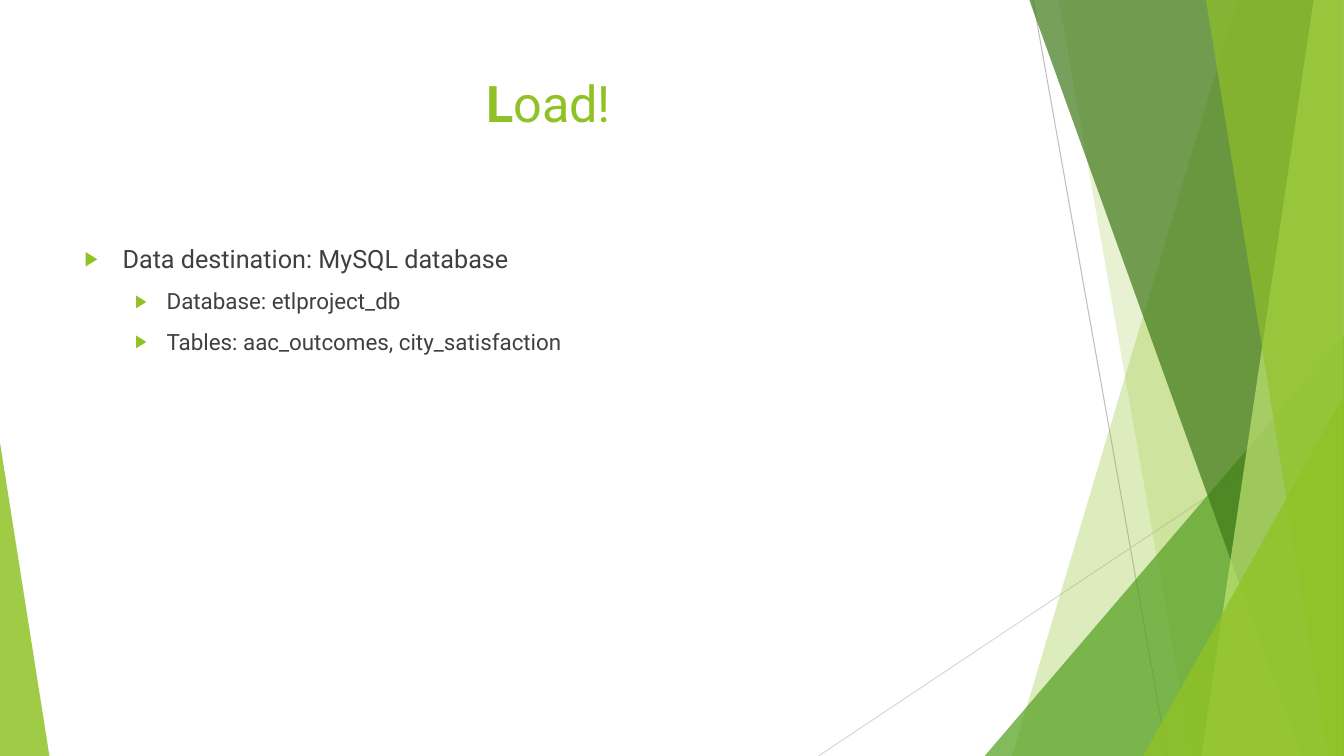
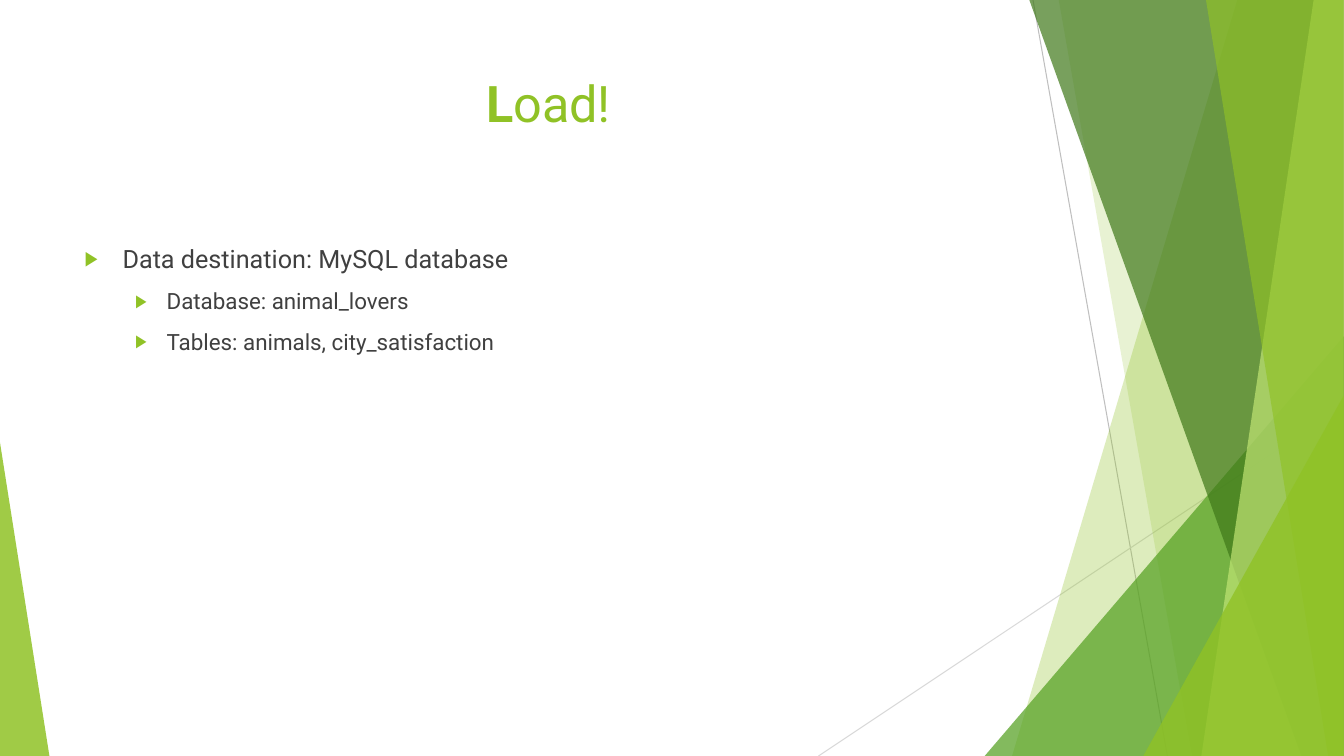
Before and after one commit to Kerrykova/ETLProject, a slide deck: slide 4 of ETL PROJECT POWERPOINT.pptx (slide 5 before the commit). Drawn at 1344x756 pixels with LibreOffice and Linux fonts; fonts in the diff are those of the drawing. Boxes give left, top, right and bottom in pixels: in the first picture for what was removed or moved away, otherwise in the second. Text is boxed around its words. In the diff, an @@ line names an element or a change of style, - is before the commit and + after.

```diff
--- a/ETL PROJECT POWERPOINT.pptx
+++ b/ETL PROJECT POWERPOINT.pptx
@@ text at <box>167,292,494,355</box>: text changed @@
-  ▶ Database: etlproject_db
-  ▶ Tables: aac_outcomes, city_satisfaction
+  ▶ Database: animal_lovers
+  ▶ Tables: animals, city_satisfaction
```
Also in this commit, not shown: 2 other slides changed, 1 slide removed.
